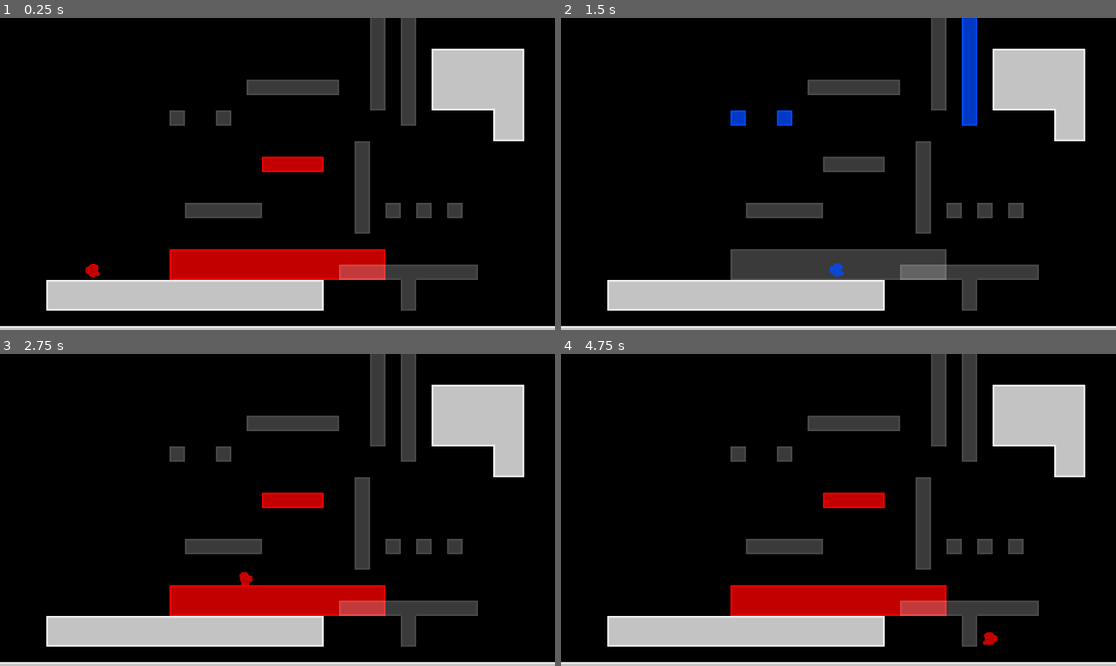
Above: before the commit, frames 1-4 (two rows, left to right).
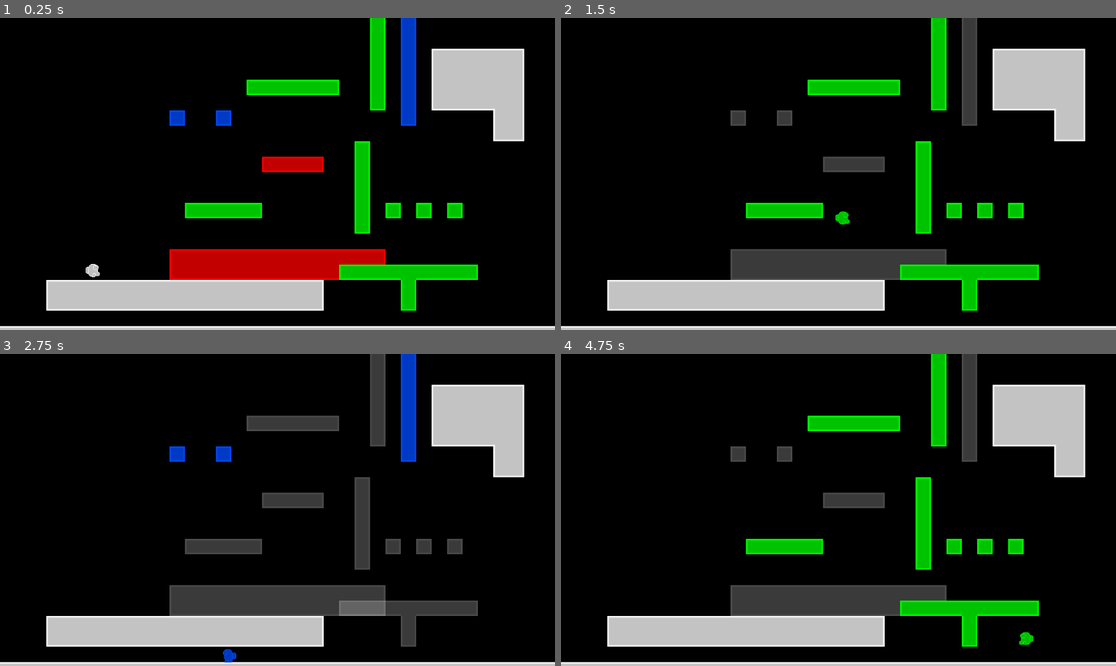
Above: after the commit, the same moments.

Repository: Barto9/Project-Neptun
Game: Godot game, scene res://scenes/test_map.tscn
The game is run twice, just before and just after one commit, with the same random seed, the same clock (stepped at 60 frames per second) and the same inputs.
Inputs:
- Up to frame 1 (0.25 s): no input
- Up to frame 2 (1.5 s): hold Right (move_right) from 0.53 s (still down); tap Space (switch_color) at 0.6, 1.35 s; tap Up (jump) at 0.77 s
- Up to frame 3 (2.75 s): tap Up (jump) at 1.52 s; release Right (move_right) at 2.03 s; hold Left (move_left) from 2.03 s (still down); tap Space (switch_color) at 2.1 s
- Up to frame 4 (4.75 s): tap Enter at 2.75 s; release Left (move_left) at 2.78 s; hold Right (move_right) 2.78-4.28 s; tap Space (switch_color) at 2.85, 3.6, 4.35 s; tap Up (jump) at 3.02, 3.77, 4.52 s; hold Left (move_left) from 4.28 s (still down)

The runs differ from the first frame. In frame 1, 6.6% of the frame differs, in the area x 15-87%, y 0-94%; in frame 2, 6.6%; in frame 3, 5.9%; in frame 4, 9.4%, in the area x 30-87%, y 0-94%.

Commit message:
Added white color change and stick sprites

Diff:
--- a/rgb_windows/scripts/test_map.gd
+++ b/rgb_windows/scripts/test_map.gd
@@ -12,9 +12,21 @@
 	var semi_transparent = Color(1,1,1,0.3)
 	var red = Color(1,0,0,1)
 	var green = Color(0,1,0,1)
-	var blue = Color8(0,75,255,255)
+	var blue = Color8(0,75,255,255) #Dlaczego Color8?
+	var white = Color(1, 1, 1, 1)
 	match layer:
 		0:
+			$Red_layer.modulate = red
+			$Red_layer.collision_enabled = true
+
+			$Green_layer.modulate = green
+			$Green_layer.collision_enabled = true
+
+			$Blue_layer.modulate = blue
+			$Blue_layer.collision_enabled = true
+
+			$Player.modulate = white
+		1:
 			$Red_layer.modulate = red
 			$Red_layer.collision_enabled = true
 
@@ -25,7 +37,7 @@
 			$Blue_layer.collision_enabled = false
 
 			$Player.modulate = red
-		1:
+		2:
 			$Red_layer.modulate = semi_transparent
 			$Red_layer.collision_enabled = false
 
@@ -36,7 +48,7 @@
 			$Blue_layer.collision_enabled = false
 
 			$Player.modulate = green
-		2:
+		3:
 			$Red_layer.modulate = semi_transparent
 			$Red_layer.collision_enabled = false
 
@@ -51,5 +63,5 @@
 
 func _on_player_switch_color() -> void:
 	layer += 1
-	if layer > 2:
+	if layer > 3:
 		layer = 0
Binary file added: rgb_windows/sprites/base_sprite.png
Not shown, added: rgb_windows/sprites/base_sprite.png.import
Binary file added: rgb_windows/sprites/stick_sprite.png
Not shown, added: rgb_windows/sprites/stick_sprite.png.import
